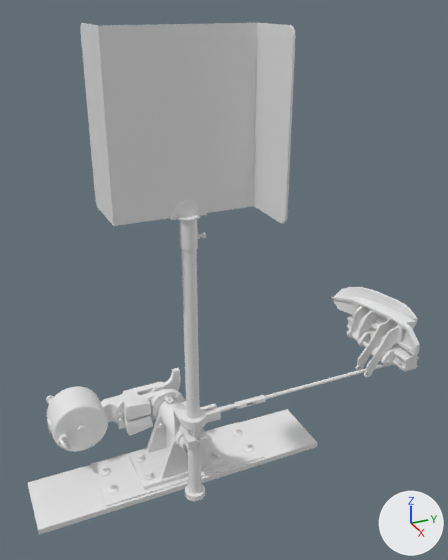
The FBX model KRAO/Assets/KRAO_3D_models_and_textures/Models/New_assets/Stopper/stopper_low.fbx as it was, and as the next commit left it.
Rendered twice from a 50 mm camera at (3.58, -3.05, 2.86) aimed at (0.28, -1.56, 1.21). Arrows for +X, +Y and +Z are at lower right; the lights stay in place.

Names of what the first picture shows: 'crank_weight.002', 'lever platform.002', 'lever_anchor.002', 'lever_base.002', 'lever_crank.002', 'lever_crank_housing.002', 'lever_crank_part.002', 'lever_machine.002', 'plank.002', 'sign.002', 'sign_base.002', 'sign_pole.002', 'stopper.002'.
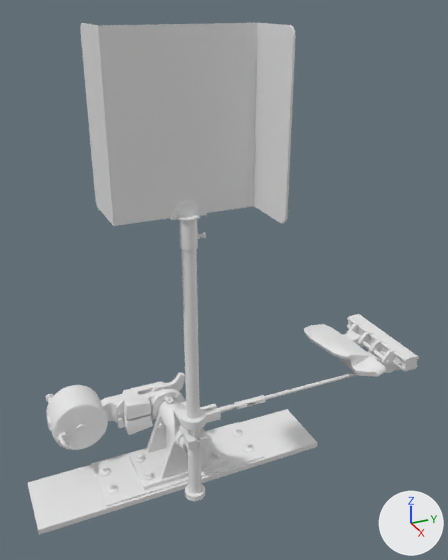
The change, as a diff of the scene's bpy script:
```diff
--- a/KRAO/Assets/KRAO_3D_models_and_textures/Models/New_assets/Stopper/stopper_low.fbx.py
+++ b/KRAO/Assets/KRAO_3D_models_and_textures/Models/New_assets/Stopper/stopper_low.fbx.py
@@ ob_lever_crank_housing_002 @@
 ob_lever_crank_housing_002 = bpy.data.objects.new('lever_crank_housing.002', me_cylinder_047)
-ob_lever_crank_housing_002.location = (0.0, 0.0, 0.0)
+ob_lever_crank_housing_002.location = (0.0, -0.008, -0.041)
+ob_lever_crank_housing_002.rotation_euler = (-0.021, 0.0, 0.0)  # degrees (-1.2, 0, 0)
@@ ob_crank_weight_002 @@
 ob_crank_weight_002 = bpy.data.objects.new('crank_weight.002', me_cylinder_049)
-ob_crank_weight_002.location = (0.0, 0.0, 0.0)
+ob_crank_weight_002.location = (0.0, -0.008, -0.041)
+ob_crank_weight_002.rotation_euler = (-0.021, 0.0, 0.0)  # degrees (-1.2, 0, 0)
@@ ob_lever_anchor_002 @@
 ob_lever_anchor_002 = bpy.data.objects.new('lever_anchor.002', me_cylinder_015)
-ob_lever_anchor_002.location = (0.0, 0.0, 0.0)
+ob_lever_anchor_002.location = (0.31, -2.243, -1.635)
+ob_lever_anchor_002.rotation_euler = (-1.26, 0.0, -3.142)  # degrees (-72, 0, -180)
@@ ob_lever_crank_002 @@
 ob_lever_crank_002 = bpy.data.objects.new('lever_crank.002', me_cylinder_018)
-ob_lever_crank_002.location = (0.0, 0.0, 0.0)
+ob_lever_crank_002.location = (0.0, -0.008, -0.041)
+ob_lever_crank_002.rotation_euler = (-0.021, 0.0, 0.0)  # degrees (-1.2, 0, 0)
@@ ob_lever_crank_part_002 @@
 ob_lever_crank_part_002 = bpy.data.objects.new('lever_crank_part.002', me_cylinder_046)
-ob_lever_crank_part_002.location = (0.0, 0.0, 0.0)
+ob_lever_crank_part_002.location = (0.0, -0.008, -0.041)
+ob_lever_crank_part_002.rotation_euler = (-0.021, 0.0, 0.0)  # degrees (-1.2, 0, 0)
@@ ob_stopper_002 @@
 ob_stopper_002 = bpy.data.objects.new('stopper.002', me_cylinder_043)
-ob_stopper_002.location = (0.0, 0.0, 0.0)
+ob_stopper_002.location = (0.0, 0.042, 0.396)
+ob_stopper_002.rotation_euler = (1.904, 0.0, 0.0)  # degrees (109, 0, 0)
```

Boxes [x1, y1, x2, y2] around the edits, measured in the pictures (448 x 560 px):
'stopper.002', moved, turned
    before: [330, 287, 420, 378]
    after: [304, 324, 398, 377]
'crank_weight.002', moved, turned
    before: [47, 386, 108, 451]
    after: [46, 385, 108, 450]
'lever_crank_housing.002', moved, turned
    before: [124, 398, 153, 436]
    after: [124, 398, 153, 435]
'lever_crank.002', moved, turned
    before: [47, 382, 166, 433]
    after: [47, 382, 166, 431]
'lever_anchor.002', moved, turned
    before: [149, 368, 181, 393]
    after: [150, 373, 185, 392]
'lever_crank_part.002', moved, turned
    before: [116, 396, 155, 429]
    after: [116, 396, 155, 428]
